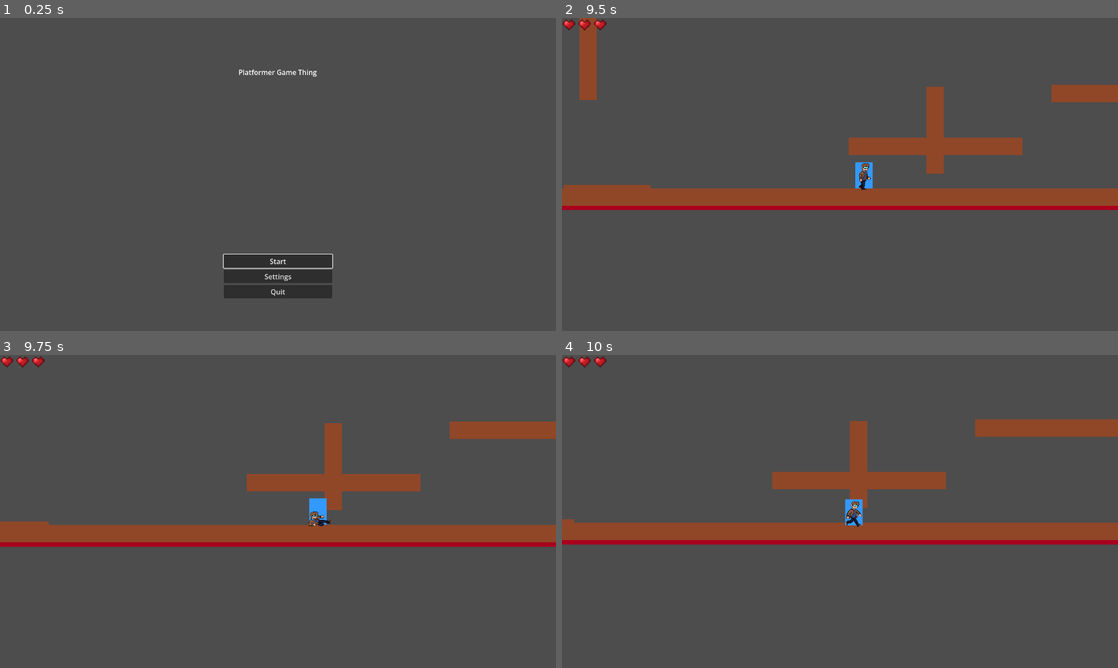
Above: before the commit, frames 1-4 (two rows, left to right).
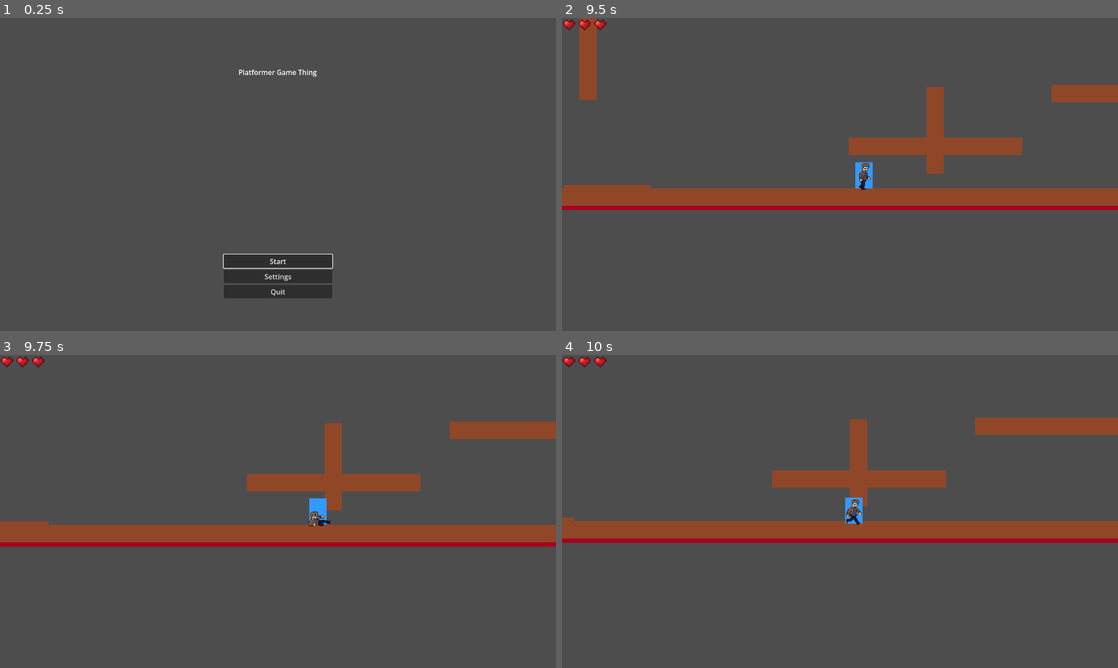
Above: after the commit, the same moments.

Repository: ShadowKnight-13/Platformer-Game
Game: Godot game, scene res://UI/main_menu.tscn
Two runs of this game, one before a commit and one after it. Both use one fixed random seed, a clock stepped at 60 frames per second and the inputs below.
Inputs:
- Up to frame 1 (0.25 s): no input
- Up to frame 2 (9.5 s): click "Start" at 0.5 s; hold D (move_right) 1.28-2.78 s; tap Space (jump) at 1.35, 1.52, 1.82, 2.27, 2.3, 2.57, 2.85, 3.77, 3.8, 4.07, 4.35, 4.52, 4.82, 5.27, 5.3, 5.57, 5.85, 6.77, 6.8, 7.07, 7.35, 7.52, 7.82, 8.27, 8.3, 8.57, 8.85 s; tap Shift (dash) every 1.5 s from 2.1 to 8.1 s; hold A (move_left) 2.78-3.53 s; hold D (move_right) 3.53-5.03 s; hold A (move_left) 5.03-5.78 s; hold D (move_right) 5.78-6.53 s; hold A (move_left) 6.53-8.03 s; hold D (move_right) from 8.03 s (still down)
- Up to frame 3 (9.75 s): keep holding D (move_right); tap Shift (dash) at 9.6 s
- Up to frame 4 (10 s): keep holding D (move_right); tap Space (jump) at 9.77, 9.8 s

Frames 1-3 are identical in both runs. In frame 4, 2.3% of the frame differs, in the area x 0-100%, y 20-61%.

Commit message:
Add interact to player

Diff:
--- a/Player.gd
+++ b/Player.gd
@@ -543,3 +543,26 @@
 		print("[STEP-UP] ❌ No obstacle detected by raycast")
 
 	return 0.0
+
+
+# This variable will store the object we are currently standing near
+var current_interactable = null
+
+func _input(event):
+	# Check if the "interact" button was pressed AND we are near something
+	if event.is_action_pressed("interact") and current_interactable != null:
+		current_interactable.interact()
+
+# Connect the Area2D 'area_entered' signal to this function
+func _on_interaction_area_area_entered(area):
+	# If the area we entered has an 'interact' function, save it
+	if area.has_method("interact"):
+		current_interactable = area
+		print("Near interactable object!")
+
+# Connect the Area2D 'area_exited' signal to this function
+func _on_interaction_area_area_exited(area):
+	# If we walk away, forget the object
+	if area == current_interactable:
+		current_interactable = null
+		print("Left the interaction zone.")
--- a/Player.tscn
+++ b/Player.tscn
@@ -2,6 +2,7 @@
 
 [ext_resource type="Script" uid="uid://dl3hynw85ktt4" path="res://Player.gd" id="1_8y7yc"]
 [ext_resource type="Texture2D" uid="uid://fe21evhj0ubl" path="res://Assets/6. Character Animations 32p/Player/player-spritesheet.png" id="2_kpjcp"]
+[ext_resource type="PackedScene" uid="uid://dumlqjvjwddcd" path="res://interaction_area.tscn" id="3_kne1u"]
 
 [sub_resource type="RectangleShape2D" id="RectangleShape2D_v6p7n"]
 size = Vector2(40, 60)
@@ -151,3 +152,5 @@
 
 [node name="AnimationPlayer" type="AnimationPlayer" parent="." unique_id=1991847177]
 libraries/ = SubResource("AnimationLibrary_cxr5p")
+
+[node name="InteractionArea" parent="." unique_id=466089267 instance=ExtResource("3_kne1u")]
--- a/interactable.gd
+++ b/interactable.gd
@@ -5,6 +5,6 @@
 @export var interaction_text: String = "Heal"
 
 # This function will be called by the Player script
-def interact():
+func interact():
 	print("Object says: ", interaction_text)
 	# You could add logic here to open a chest or play a sound
--- a/interaction_area.tscn
+++ b/interaction_area.tscn
@@ -1,7 +1,7 @@
 [gd_scene format=3 uid="uid://dumlqjvjwddcd"]
 
 [sub_resource type="CircleShape2D" id="CircleShape2D_s4hh6"]
-radius = 16.0
+radius = 35.014282
 
 [node name="InteractionArea" type="Area2D" unique_id=466089267]
 
